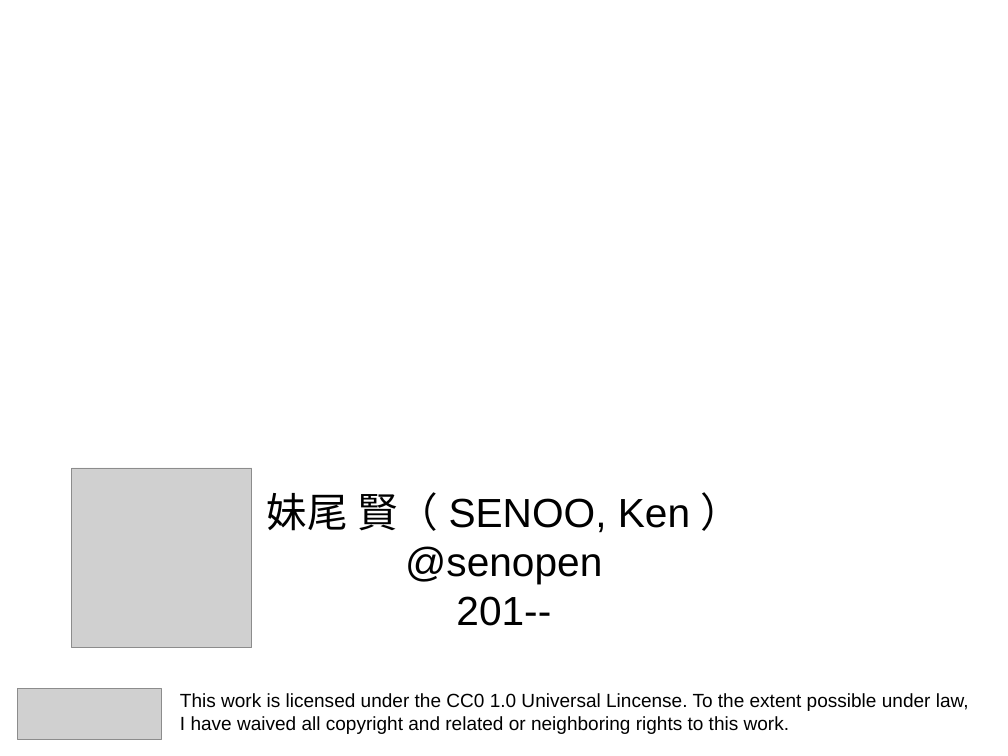
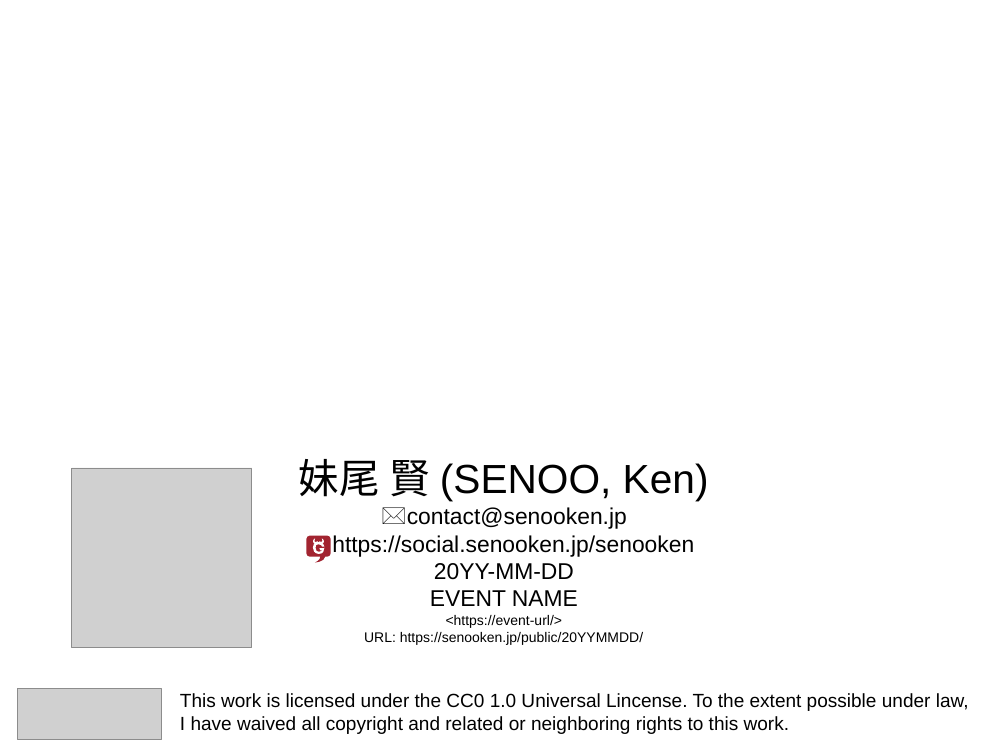
Before and after one commit to senooken/dotfile, a slide deck: slide 1 of office/soffice.odp. Drawn at 1008x756 pixels with LibreOffice and Linux fonts; fonts in the diff are those of the drawing; grey boxes stand for pictures. Boxes give left, top, right and bottom in pixels: in the first picture for what was removed or moved away, otherwise in the second. Text is boxed around its words. In the diff, an @@ line names an element or a change of style, - is before the commit and + after.

```diff
--- a/office/soffice.odp
+++ b/office/soffice.odp
@@ subtitle at (x1=299, y1=459, x2=709, y2=645): text changed; size 32 to 18 pt @@
-妹尾 賢（SENOO, Ken）
-@senopen
-201--
+妹尾 賢(SENOO, Ken)
+🖂contact@senooken.jp
+https://social.senooken.jp/senooken
+20YY-MM-DD
+EVENT NAME
+<https://event-url/>
+URL: https://senooken.jp/public/20YYMMDD/
@@ group added at (x1=306, y1=536, x2=331, y2=563): 5 freeform shapes @@
```
Also in this commit, not shown: 4 other files.
